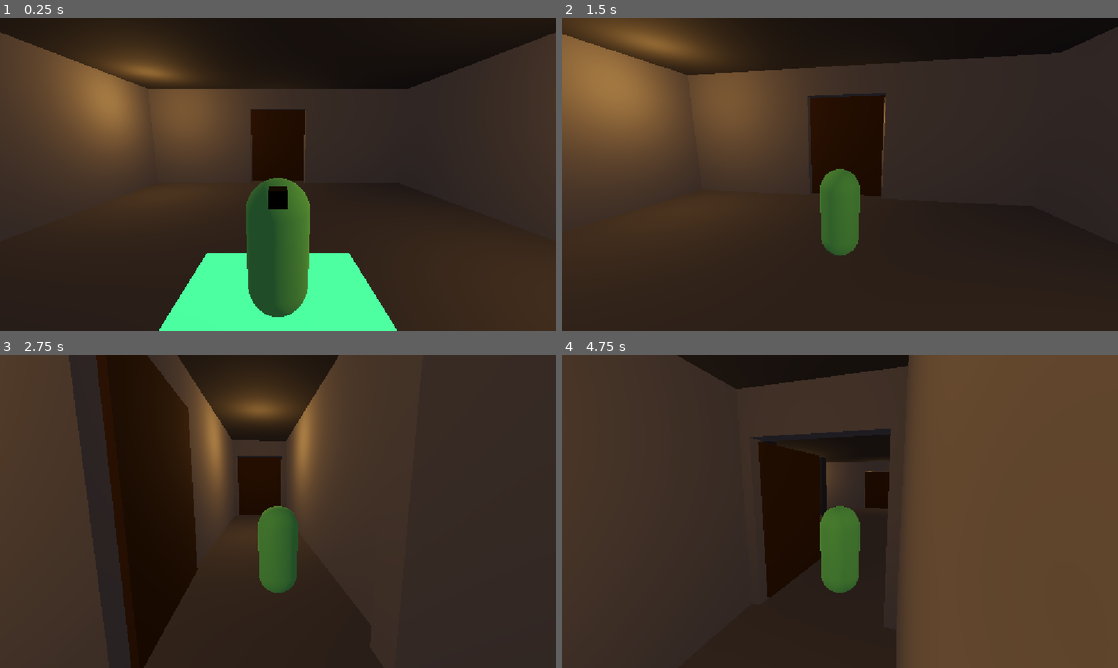
Above: before the commit, frames 1-4 (two rows, left to right).
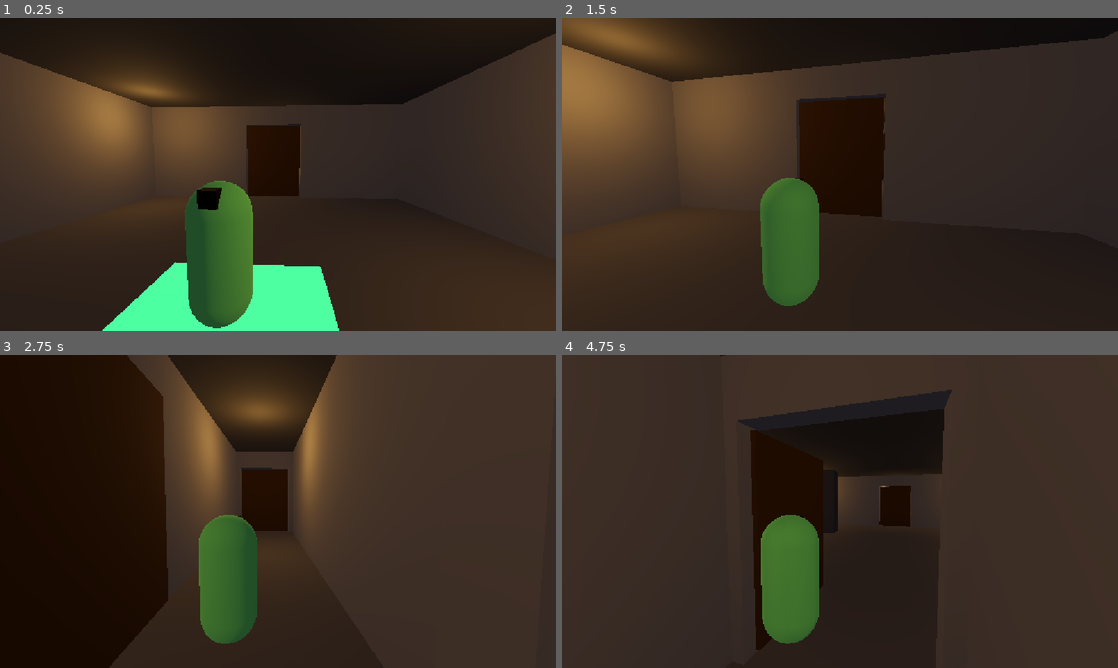
Above: after the commit, the same moments.

Repository: AdityaSrivastava27/godot-3d-dungeon-game-new
Game: Godot game, scene res://Scenes/Main.tscn
Two runs of this game, one before a commit and one after it. Both use one fixed random seed, a clock stepped at 60 frames per second and the inputs below.
Inputs (mouse positions are in pixels of both pictures, inside the frame that each line leads up to):
- Up to frame 1 (0.25 s): no input
- Up to frame 2 (1.5 s): tap Enter (ui_accept) at 0.5, 0.77 s; move the mouse to (867, 174) at 0.52 s; hold W (move_forward) from 0.53 s (still down); move the mouse to (812, 174) at 1.27 s
- Up to frame 3 (2.75 s): keep holding W (move_forward); tap Enter (ui_accept) at 1.52 s; move the mouse to (289, 505) at 2.02 s
- Up to frame 4 (4.75 s): keep holding W (move_forward); move the mouse to (834, 517) at 2.77 s; tap Enter (ui_accept) at 3.02, 3.77, 4.52 s; move the mouse to (878, 514) at 3.52 s; move the mouse to (795, 508) at 4.27 s

The runs differ from the first frame. In frame 1, 19% of the frame differs, in the area x 0-100%, y 4-100%; in frame 2, 11%; in frame 3, 33%; in frame 4, 52%, in the area x 20-100%, y 0-100%.

Commit message:
Move the third-person camera over the player's shoulder
The camera sat directly behind the player and tilted slightly up, so the
player's own body covered the middle of the screen at every look angle and
the view pointed at the ceiling rather than the ground ahead.

Offset the rig sideways to the right shoulder, bring it closer, and angle it
down and inwards towards the player. The sideways offset is what keeps the
centre of the view clear; the rest is framing.

The collision pull-in has to cooperate with that. It used to slide the camera
towards the player's head, which collapsed the sideways offset in exactly the
tight spots where it matters. It now runs from a shoulder anchor so only the
distance behind shrinks, and falls back to the head when the anchor itself
would end up inside a wall.

Co-Authored-By: Claude Opus 5 <noreply@anthropic.com>

Diff:
--- a/Scenes/Main.tscn
+++ b/Scenes/Main.tscn
@@ -611,7 +611,7 @@
 script = ExtResource("2_uu6xs")
 
 [node name="Camera3D" type="Camera3D" parent="Player/CameraPivot" unique_id=646411434]
-transform = Transform3D(1, 0, 0, 0, 0.9848077, 0.17364818, 0, -0.17364818, 0.9848077, 0, 1.5, 4)
+transform = Transform3D(0.9986295, 0, -0.052336, -0.0045614, 0.9961947, -0.0870363, 0.0521369, 0.0871557, 0.9948285, 0.85, 1.2, 2.8)
 current = true
 
 [node name="FrontMarker" type="MeshInstance3D" parent="Player" unique_id=1066230041]
--- a/Scripts/camera.gd
+++ b/Scripts/camera.gd
@@ -6,15 +6,26 @@
 ## Each frame we look for solid geometry between the player and the camera's
 ## resting spot; if something is in the way the camera slides in just in front of
 ## it, so it never clips through or sits inside a wall. With a clear view it stays
-## at its normal resting distance, giving the same framing as before.
+## at its normal resting distance, giving the usual over-the-shoulder framing.
 
 @export var mouse_sensitivity: float = 0.003
 @export var min_pitch: float = -45.0
 @export var max_pitch: float = 45.0
 
-# Resting local offset of the camera behind/above the pivot. This matches the
-# Camera3D's authored position in the scene, so the default view is unchanged.
-const CAM_OFFSET := Vector3(0, 1.5, 4)
+# Resting local offset of the camera relative to the pivot: over the player's
+# right shoulder rather than straight behind them. The sideways component is
+# what keeps the body off the middle of the screen, so the centre of the view
+# is always clear ground ahead of the player -- at any look pitch, not just
+# when looking level.
+const CAM_OFFSET := Vector3(0.85, 1.2, 2.8)
+
+# Local rotation of the camera within the pivot, in degrees. The camera is
+# angled back towards the player: down a little so the player sits in frame
+# below the centre, and inwards so the view converges on the line they are
+# facing instead of staring off to the right.
+const CAM_PITCH := -5.0
+const CAM_YAW := 3.0
+
 const CAST_FROM_HEIGHT := 1.2   # ray starts near the player's head, not the floor
 const COLLISION_MARGIN := 0.3   # keep the camera this far off the surface it hits
 const MIN_DISTANCE := 0.6       # never let the camera collapse onto the player
@@ -25,6 +36,9 @@
 
 func _ready() -> void:
 	Input.mouse_mode = Input.MOUSE_MODE_CAPTURED
+	# The rig angle lives here rather than in the scene so it stays next to the
+	# offset it belongs with; only the position is recomputed per frame.
+	camera.rotation = Vector3(deg_to_rad(CAM_PITCH), deg_to_rad(CAM_YAW), 0.0)
 	# Place the camera correctly on the very first frame so the game never opens
 	# with the view stuck inside the wall behind the start position.
 	global_position = player.global_position
@@ -36,35 +50,61 @@
 	_update_camera()
 
 
-# Slide the camera in when the line from the player to its resting spot is blocked.
+# Slide the camera in when the line back to its resting spot is blocked.
+#
+# The pull-in runs from a shoulder anchor -- the rig's sideways and upward
+# offset applied at zero distance back -- rather than from the player's head.
+# That way only the distance behind shrinks and the camera keeps looking past
+# the player's shoulder however tight the space gets; pulling towards the head
+# instead would drag the view back onto the player's body in a corridor.
 func _update_camera() -> void:
 	if camera == null:
 		return
 
-	var from: Vector3 = global_position + Vector3(0, CAST_FROM_HEIGHT, 0)
-	var desired: Vector3 = global_transform * CAM_OFFSET  # resting spot in world space
+	var head: Vector3 = global_position + Vector3(0, CAST_FROM_HEIGHT, 0)
+	var anchor: Vector3 = global_transform * Vector3(CAM_OFFSET.x, CAM_OFFSET.y, 0.0)
 
-	var space := get_world_3d().direct_space_state
-	var query := PhysicsRayQueryParameters3D.create(from, desired)
+	# The anchor itself can be inside a wall when the player hugs one, so slide
+	# it back towards the head until it is clear. It is allowed to collapse all
+	# the way to the head: in a tight spot the shoulder framing simply gives way
+	# to the old straight-behind view, which beats burying the camera in stone.
+	var side_hit := _cast(head, anchor)
+	if not side_hit.is_empty():
+		anchor = _pull_back(head, anchor, (side_hit.position - head).length(), 0.0)
+
+	# Measure the resting spot back from wherever the anchor ended up, so the
+	# camera always sits directly behind the shoulder it is looking over.
+	var desired: Vector3 = anchor + global_transform.basis.z * CAM_OFFSET.z
+
+	var target := desired
+	var back_hit := _cast(anchor, desired)
+	if not back_hit.is_empty():
+		target = _pull_back(anchor, desired, (back_hit.position - anchor).length(), MIN_DISTANCE)
+
+	# Only the camera position is adjusted; its rotation keeps the fixed rig angle
+	# set in _ready and otherwise follows the pivot, so mouse control is unchanged.
+	camera.global_position = target
+
+
+func _cast(from: Vector3, to: Vector3) -> Dictionary:
+	var query := PhysicsRayQueryParameters3D.create(from, to)
 	query.collision_mask = 1                 # environment/world geometry only
 	query.collide_with_areas = false
 	query.collide_with_bodies = true
 	query.exclude = [player.get_rid()]       # ignore the player's own body
-	var hit := space.intersect_ray(query)
+	return get_world_3d().direct_space_state.intersect_ray(query)
 
-	var target := desired
-	if not hit.is_empty():
-		var hit_pos: Vector3 = hit.position
-		var offset := desired - from
-		var full := offset.length()
-		if full > 0.001:
-			var d: float = (hit_pos - from).length() - COLLISION_MARGIN
-			d = clampf(d, MIN_DISTANCE, full)
-			target = from + offset.normalized() * d
 
-	# Only the camera's position is adjusted; its rotation still follows the pivot,
-	# so the look direction and mouse controls are exactly as before.
-	camera.global_position = target
+# A point on the from->to line, stopped short of `blocked_at` by the margin and
+# never closer to `from` than `min_d`.
+func _pull_back(from: Vector3, to: Vector3, blocked_at: float, min_d: float) -> Vector3:
+	var offset := to - from
+	var full := offset.length()
+	if full <= 0.001:
+		return to
+
+	var d: float = clampf(blocked_at - COLLISION_MARGIN, min_d, full)
+	return from + offset.normalized() * d
 
 
 func _unhandled_input(event: InputEvent) -> void:
